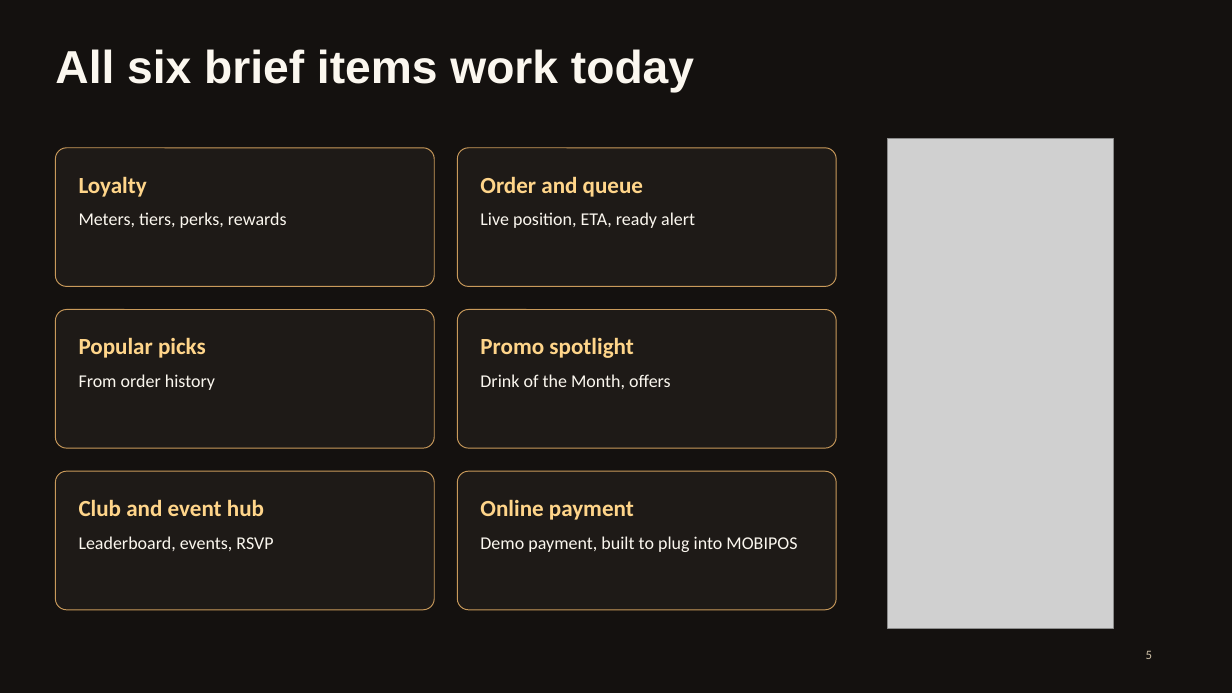
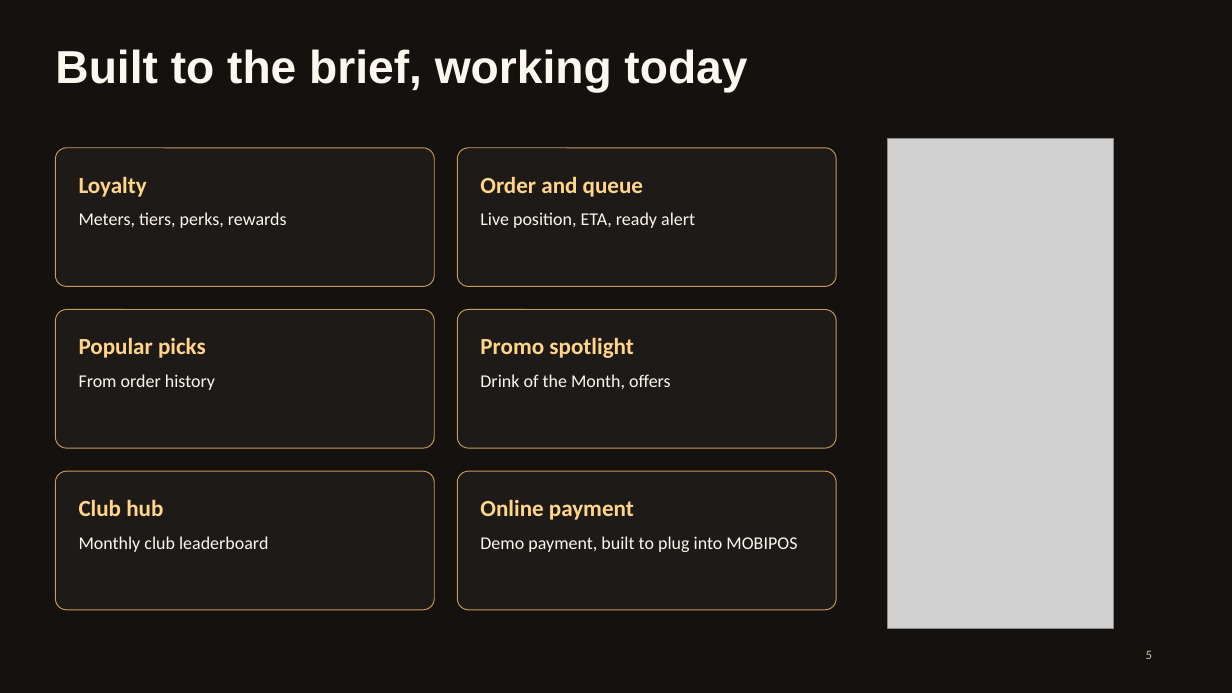
Before and after one commit to UroojAslamm/altitude, a slide deck: slide 5 of docs/ASCEND-pitch.pptx. Drawn at 1232x693 pixels with LibreOffice and Linux fonts; fonts in the diff are those of the drawing; grey boxes stand for pictures. Boxes give left, top, right and bottom in pixels: in the first picture for what was removed or moved away, otherwise in the second. Text is boxed around its words. In the diff, an @@ line names an element or a change of style, - is before the commit and + after.

Commit message:
docs: refresh pitch deck for the owner review
New screenshots and test count. Drink Lab and events come out of the
slides, and slide 5 no longer claims all six brief items.

```diff
--- a/docs/ASCEND-pitch.pptx
+++ b/docs/ASCEND-pitch.pptx
@@ title at box(55, 49, 747, 92): text changed @@
-All six brief items work today
+Built to the brief, working today
@@ text at box(79, 499, 163, 516): text changed @@
-Club and event hub
+Club hub
@@ text at box(79, 536, 268, 552): text changed @@
-Leaderboard, events, RSVP
+Monthly club leaderboard
```
Also in this commit, not shown: 2 other slides changed, 1 other file.
